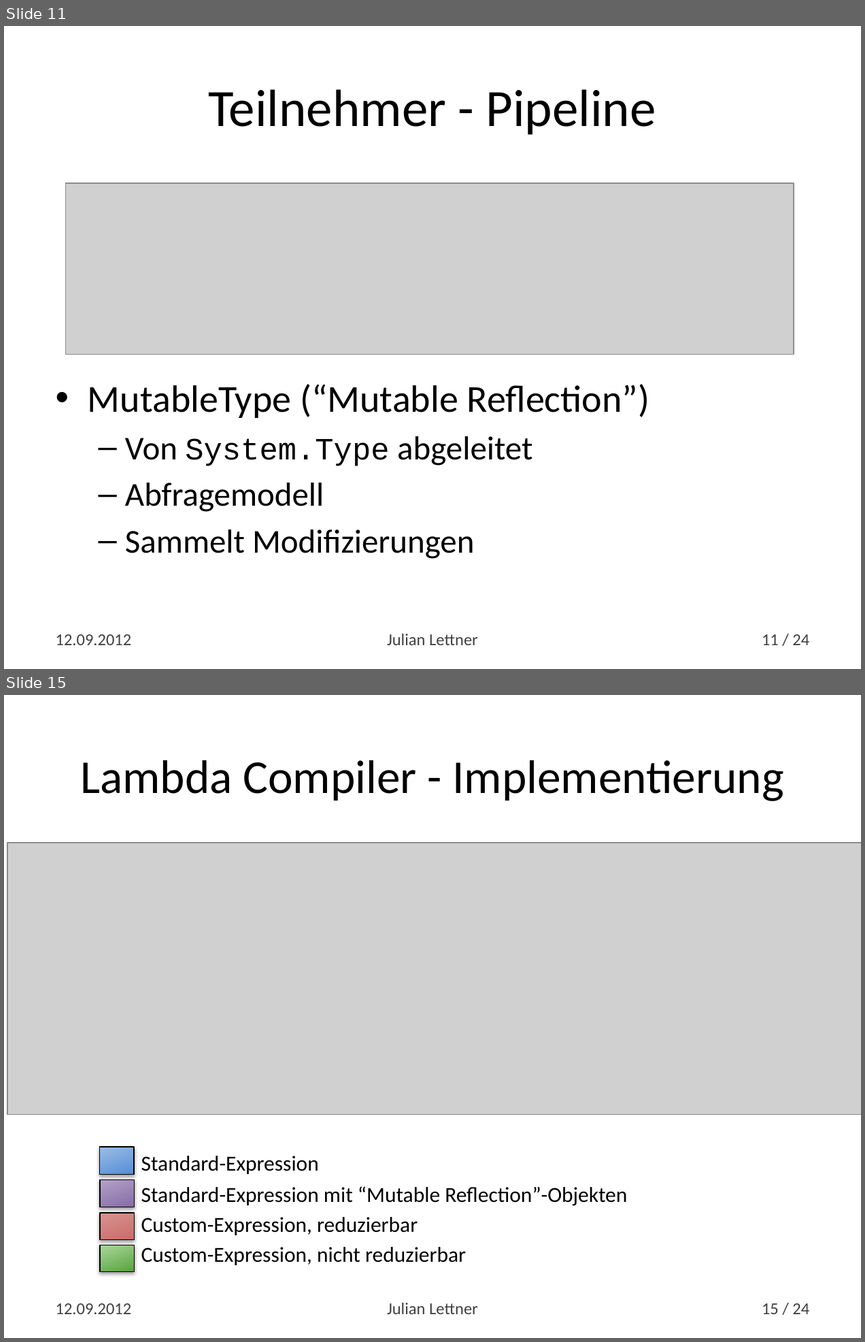
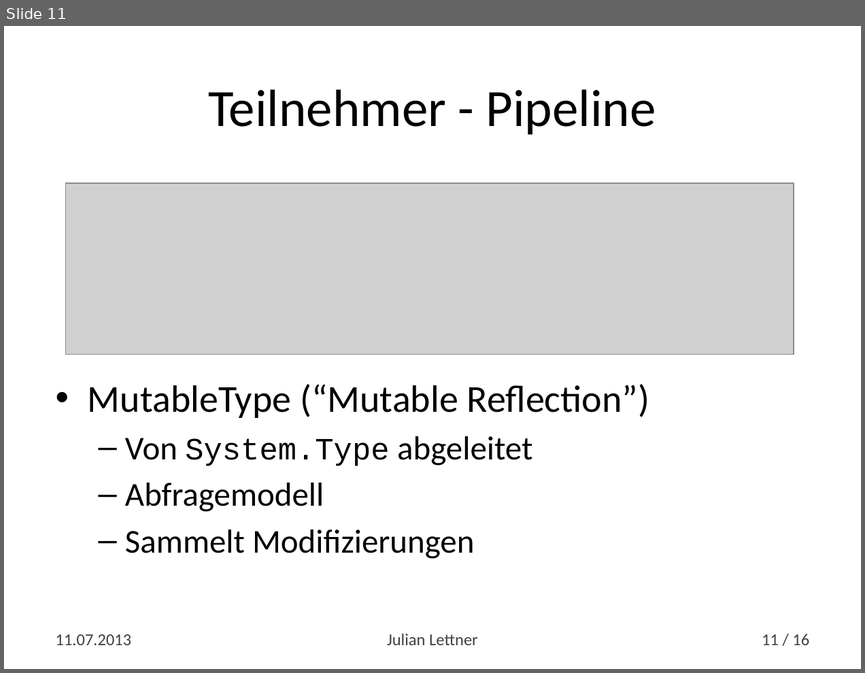
Before and after one commit to yln/TypePipeDemo, a slide deck: A Code Generation Pipeline for .NET.pptx. Shown one above the other, each under a label of ours: slides 11 and 15 before the commit, slide 11 after it; the slides between them are not shown. The pictures are 865x1342 and 865x673 pixels, drawn with LibreOffice and Linux fonts; fonts in the diff are those of the drawing; grey boxes stand for pictures. Boxes give left, top, right and bottom in pixels: in the first picture for what was removed or moved away, otherwise in the second. Text is boxed around its words. In the diff, an @@ line names an element or a change of style, - is before the commit and + after.

```diff
--- a/A Code Generation Pipeline for .NET.pptx
+++ b/A Code Generation Pipeline for .NET.pptx
@@ slide 15 removed at (x1=4, y1=695, x2=861, y2=1338), background #FFFFFF @@
@@ title removed at (x1=80, y1=760, x2=783, y2=801) @@
-Lambda Compiler - Implementierung
@@ picture removed at (x1=7, y1=843, x2=861, y2=1114) @@
@@ rounded rectangle removed at (x1=100, y1=1147, x2=135, y2=1174) @@
@@ text removed at (x1=141, y1=1155, x2=627, y2=1265) @@
-Standard-Expression
-Standard-Expression mit “Mutable Reflection”-Objekten
-Custom-Expression, reduzierbar
-Custom-Expression, nicht reduzierbar
@@ rounded rectangle removed at (x1=100, y1=1179, x2=135, y2=1206) @@
@@ rounded rectangle removed at (x1=100, y1=1212, x2=135, y2=1239) @@
@@ rounded rectangle removed at (x1=100, y1=1245, x2=135, y2=1272) @@
@@ text removed at (x1=56, y1=1303, x2=132, y2=1314) @@
-12.09.2012
@@ text removed at (x1=387, y1=1302, x2=478, y2=1314) @@
-Julian Lettner
@@ page number removed at (x1=762, y1=1303, x2=809, y2=1314) @@
-15 / 24
@@ slide 11 changed as well @@
@@ text at (x1=56, y1=634, x2=132, y2=645): text changed @@
-12.09.2012
+11.07.2013
@@ page number at (x1=762, y1=633, x2=809, y2=645): text changed @@
-11 / 24
+11 / 16
```
Also in this commit, not shown: 13 other slides changed, 1 slide added, 8 other slides removed.
